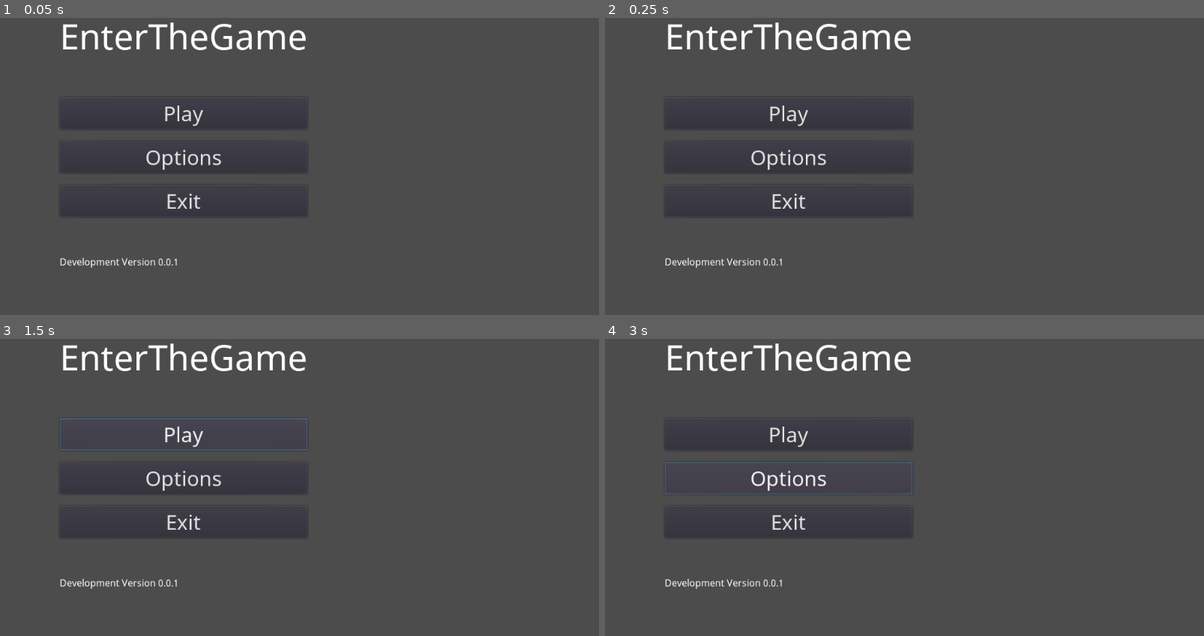
Above: before the commit, frames 1-4 (two rows, left to right).
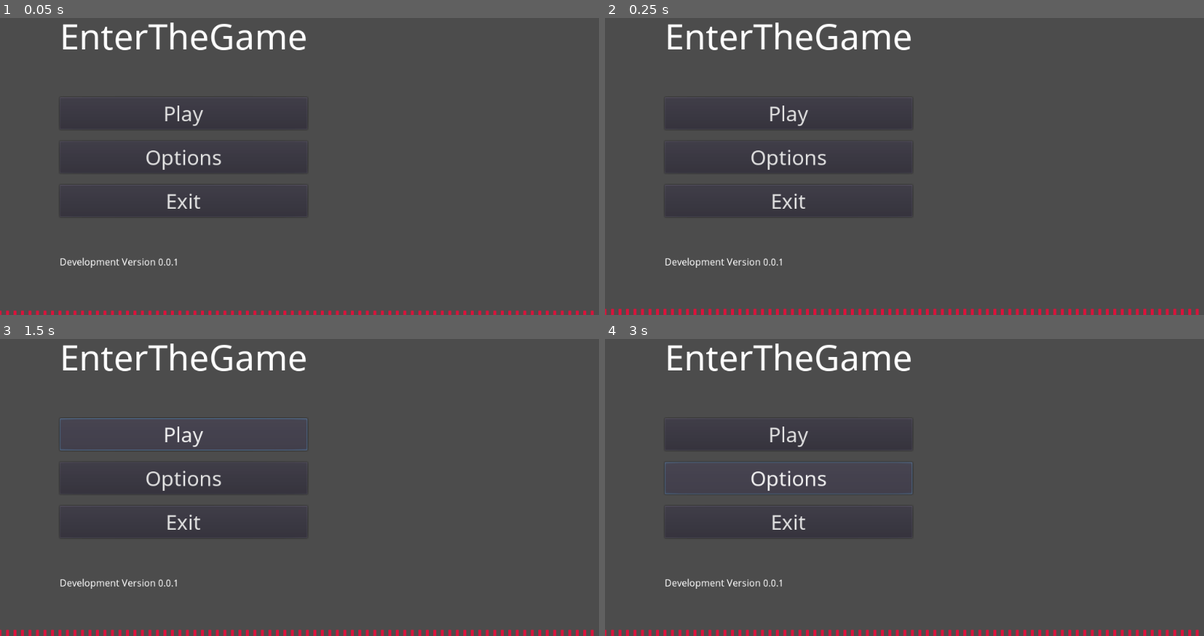
Above: after the commit, the same moments.

Repository: NuceSoftware/EnterTheGame
Game: Godot game, scene res://Scenes/titleScreen.tscn
The game is run twice, just before and just after one commit, with the same random seed, the same clock (stepped at 60 frames per second) and the same inputs.
Inputs:
- Up to frame 1 (0.05 s): no input
- Up to frame 2 (0.25 s): no input
- Up to frame 3 (1.5 s): click "Play" at 0.5 s; click "Play" at 1.25 s
- Up to frame 4 (3 s): click "Play" at 2 s; click "Options" at 2.75 s

The runs differ from the first frame. In frame 1, 0.6% of the frame differs, in the area x 0-100%, y 98-100%; in frame 2, 0.9%; in frame 3, 0.9%, in the area x 0-100%, y 97-100%; in frame 4, 0.9%.

Commit message:
Implement cool visualiser, add music
Signed-off-by: Daniel Pavela <daniel.pavela@gmail.com>

Diff:
--- a/Scenes/titleScreen.tscn
+++ b/Scenes/titleScreen.tscn
@@ -1,7 +1,9 @@
-[gd_scene load_steps=6 format=2]
+[gd_scene load_steps=8 format=2]
 
 [ext_resource path="res://Fonts/NotoSans/NotoSans-Regular.ttf" type="DynamicFontData" id=1]
 [ext_resource path="res://Scripts/UI/Exit.gd" type="Script" id=2]
+[ext_resource path="res://Music/intro.ogg" type="AudioStream" id=3]
+[ext_resource path="res://Scripts/Visualiser.gd" type="Script" id=4]
 
 [sub_resource type="DynamicFont" id=1]
 size = 60
@@ -77,3 +79,19 @@
 margin_bottom = 440.0
 custom_fonts/font = SubResource( 3 )
 text = "Development Version 0.0.1"
+
+[node name="CenterContainer" type="VBoxContainer" parent="HBoxContainer"]
+margin_left = 427.0
+margin_right = 802.0
+margin_bottom = 440.0
+grow_horizontal = 0
+grow_vertical = 0
+size_flags_horizontal = 3
+size_flags_vertical = 3
+
+[node name="AudioStreamPlayer" type="AudioStreamPlayer" parent="HBoxContainer/CenterContainer"]
+stream = ExtResource( 3 )
+autoplay = true
+
+[node name="Visualiser" type="Node2D" parent="HBoxContainer/CenterContainer/AudioStreamPlayer"]
+script = ExtResource( 4 )
--- a/Scripts/UI/Exit.gd
+++ b/Scripts/UI/Exit.gd
@@ -12,6 +12,7 @@
 
 func _pressed():
 	get_tree().quit()
+
 # Called every frame. 'delta' is the elapsed time since the previous frame.
 #func _process(delta):
 #	pass
--- /dev/null
+++ b/Scripts/Visualiser.gd
@@ -0,0 +1,81 @@
+
+extends Node2D
+
+# Gonkee's audio visualiser for Godot 3.2 - full tutorial https://youtu.be/AwgSICbGxJM
+# If you use this, I would prefer if you gave credit to me and my channel
+
+onready var spectrum = AudioServer.get_bus_effect_instance(0, 0)
+
+var definition = 80
+# var total_w = 1000 - use screen resolution instead
+var total_h = 200
+var min_freq = 20
+var max_freq = 20000
+
+var max_db = 0
+var min_db = -40
+
+var accel = 20
+var histogram = []
+
+func _ready():
+	max_db += get_parent().volume_db
+	min_db += get_parent().volume_db
+
+	for i in range(definition):
+		histogram.append(0)
+
+func _process(delta):
+	var freq = min_freq
+	var interval = (max_freq - min_freq) / definition
+
+	for i in range(definition):
+
+		var freqrange_low = float(freq - min_freq) / float(max_freq - min_freq)
+		freqrange_low = freqrange_low * freqrange_low * freqrange_low * freqrange_low
+		freqrange_low = lerp(min_freq, max_freq, freqrange_low)
+
+		freq += interval
+
+		var freqrange_high = float(freq - min_freq) / float(max_freq - min_freq)
+		freqrange_high = freqrange_high * freqrange_high * freqrange_high * freqrange_high
+		freqrange_high = lerp(min_freq, max_freq, freqrange_high)
+
+		var mag = spectrum.get_magnitude_for_frequency_range(freqrange_low, freqrange_high)
+		mag = linear2db(mag.length())
+		mag = (mag - min_db) / (max_db - min_db)
+
+		mag += 0.3 * (freq - min_freq) / (max_freq - min_freq)
+		mag = clamp(mag, 0.05, 1)
+
+		histogram[i] = lerp(histogram[i], mag, accel * delta)
+
+	update()
+
+func _draw():
+	# Horizontal Visualiser
+	var draw_pos = Vector2(0, 0)
+	var screen_height = OS.get_window_size().y
+	var screen_width = OS.get_window_size().x
+	var w_interval = screen_width / definition
+
+	position = Vector2(0, screen_height)
+
+	# draw_line(Vector2(0, -total_h), Vector2(screen_width , -total_h), Color.crimson, 2.0, true)
+
+	for i in range(definition):
+		draw_line(draw_pos, draw_pos + Vector2(0, -histogram[i] * total_h), Color.crimson, 4.0, true)
+		draw_pos.x += w_interval
+
+	# Round Visualiser
+	#var angle = PI
+	#var angle_interval = 2 * PI / definition
+	#var radius = 50
+	#var length = 100
+
+	#for i in range(definition):
+	#	var normal = Vector2(0, -1).rotated(angle)
+	#	var start_pos = normal * radius
+	#	var end_pos = normal * (radius + histogram[i] * length)
+	#	draw_line(start_pos, end_pos, Color.dodgerblue, 4.0, true)
+	#	angle += angle_interval
--- /dev/null
+++ b/default_bus_layout.tres
@@ -0,0 +1,8 @@
+[gd_resource type="AudioBusLayout" load_steps=2 format=2]
+
+[sub_resource type="AudioEffectSpectrumAnalyzer" id=1]
+resource_name = "SpectrumAnalyzer"
+
+[resource]
+bus/0/effect/0/effect = SubResource( 1 )
+bus/0/effect/0/enabled = true
Not shown, added: Music/intro.ogg.import
Not shown, added: Music/intro.mp3
Not shown, added: Music/intro.ogg
